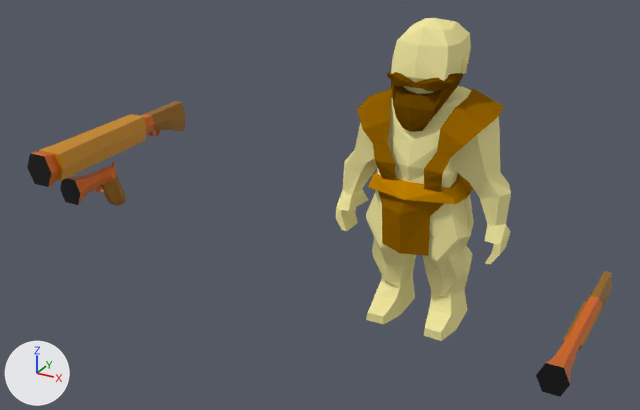
One commit to the Blender file Assets/Scripts/IslandGenerator/Models/lowPolyDwarf.blend: the scene before it, then after it.
Before and after are seen from a 50 mm lens placed at (4.49, -11.24, 7.17), pointed at (-0.27, -2.59, 2.85). The lights are fixed; the arrows at lower left show +X, +Y and +Z.

Before the edit, the objects in view are built like this:
```python
me_cube = bpy.data.meshes.new('Cube')
me_cube.from_pydata(...)  # 62 vertices, 57 faces; spans x -1.03..1.03, y -11.52..3.0, z -1.51..1.39
me_cube.materials.append(mat_guns)  # picture img_colorpalette_psd_001
me_cube_002 = bpy.data.meshes.new('Cube.002')
me_cube_002.from_pydata(...)  # 70 vertices, 62 faces; spans x -0.137..0.137, y -0.517..0.252, z -0.319..0.212
me_cube_002.materials.append(mat_guns)  # picture img_colorpalette_psd_001
me_cube_003 = bpy.data.meshes.new('Cube.003')
me_cube_003.from_pydata(...)  # 78 vertices, 73 faces; spans x -1.8..1.8, y -20.6..4.4, z -2.5..2.3
me_cube_003.materials.append(mat_guns)  # picture img_colorpalette_psd_001
me_cube_005 = bpy.data.meshes.new('Cube.005')
me_cube_005.from_pydata(...)  # 57 vertices, 49 faces; spans x -1.1..12.6, y -3.9..14.6, z -17.1..4.4
me_cube_005.materials.append(mat_dwarf)  # picture img_colorpalette_psd
ob_automatic = bpy.data.objects.new('Automatic', me_cube_003)
ob_automatic.location = (-1.77, -3.667, 3.971)
ob_automatic.scale = (0.0896, 0.0896, 0.0896)
ob_hair = bpy.data.objects.new('Hair', me_cube_005)
ob_hair.location = (0.016, -0.421, 3.861)
ob_hair.rotation_euler = (3.142, 0.0, 0.0)  # degrees (180, 0, 0)
ob_hair.scale = (-0.0381, -0.0381, -0.0381)
_m = ob_hair.modifiers.new('Mirror', 'MIRROR')
_m.merge_threshold = 0.197
ob_pistol = bpy.data.objects.new('Pistol', me_cube_002)
ob_pistol.location = (-1.77, -4.627, 3.584)
ob_shotgun = bpy.data.objects.new('shotgun', me_cube)
ob_shotgun.location = (3.169, -3.042, 2.689)
ob_shotgun.scale = (0.144, 0.144, 0.144)
# also in view: 'Body' at (0.01, 0.09, 2.33); 'Clothes' at (0.04, 0.12, 2.95)
```
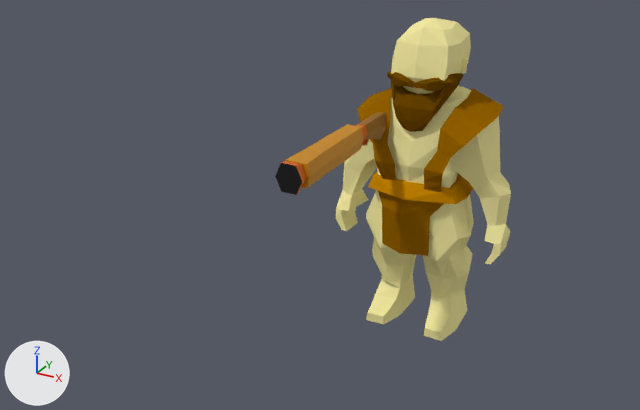
What differs and where, as boxes (x1, y1, x2, y2) in the pictures (640 x 410 px):
'Automatic', moved, rescaled (30% narrower): before (27, 101, 186, 187); after (275, 111, 386, 195)
'shotgun', hidden: before (536, 271, 612, 397)
'Pistol', hidden (brown): before (60, 161, 126, 206)

Patch to the scene script:
```diff
--- a/Assets/Scripts/IslandGenerator/Models/lowPolyDwarf.blend.py
+++ b/Assets/Scripts/IslandGenerator/Models/lowPolyDwarf.blend.py
@@ ob_shotgun @@
 ob_shotgun = bpy.data.objects.new('shotgun', me_cube)
-ob_shotgun.location = (3.169, -3.042, 2.689)
-ob_shotgun.scale = (0.144, 0.144, 0.144)
+ob_shotgun.location = (-0.726, -0.88, 3.386)
+ob_shotgun.scale = (0.169, 0.169, 0.169)
+ob_shotgun.hide_set(True)
@@ ob_pistol @@
 ob_pistol = bpy.data.objects.new('Pistol', me_cube_002)
-ob_pistol.location = (-1.77, -4.627, 3.584)
+ob_pistol.location = (-0.28, -1.929, 3.528)
+ob_pistol.scale = (1.37, 1.37, 1.37)
+ob_pistol.hide_set(True)
@@ ob_automatic @@
 ob_automatic = bpy.data.objects.new('Automatic', me_cube_003)
-ob_automatic.location = (-1.77, -3.667, 3.971)
-ob_automatic.scale = (0.0896, 0.0896, 0.0896)
+ob_automatic.location = (-0.482, -0.856, 3.222)
+ob_automatic.scale = (0.102, 0.102, 0.102)
```
